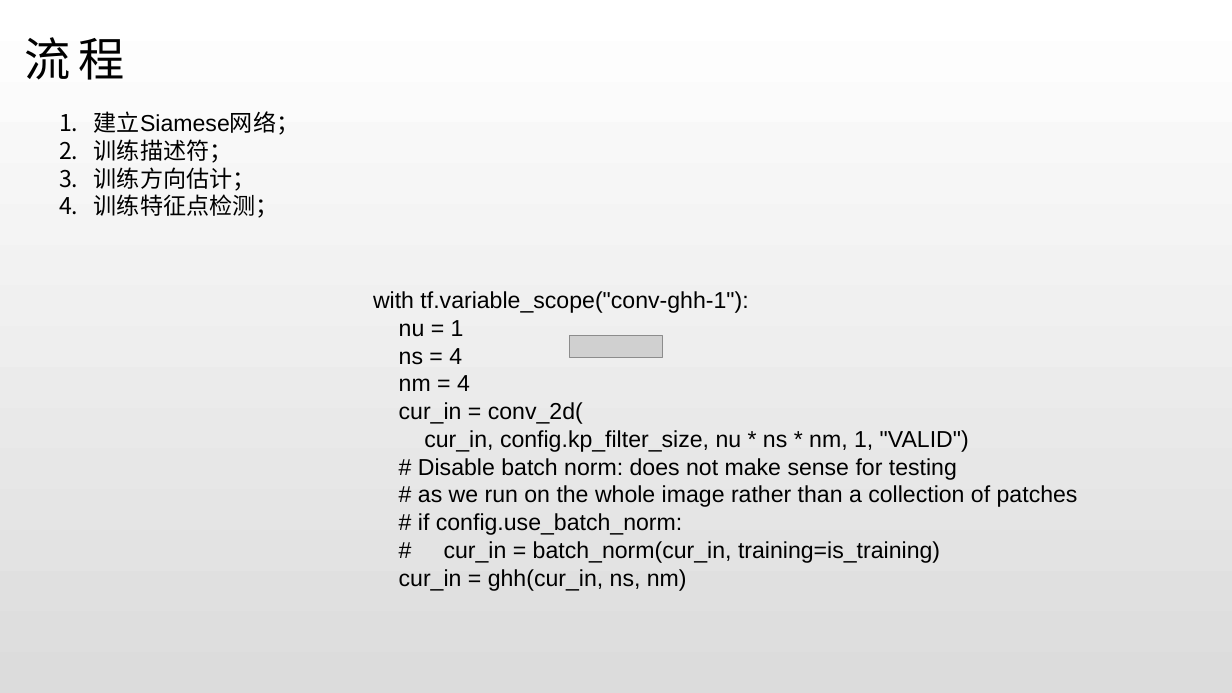
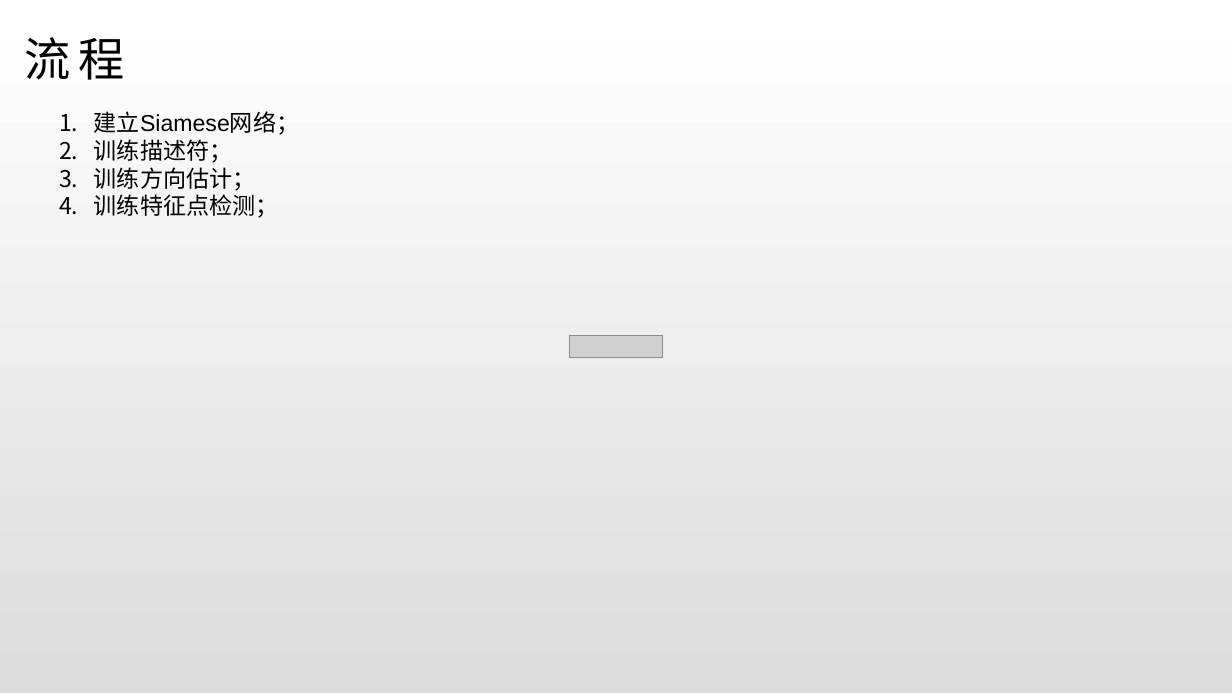
Before and after one commit to iamwangyabin/Awesome-Papers, a slide deck: slide 9 of paper/LF.pptx (slide 6 before the commit). Drawn at 1232x693 pixels with LibreOffice and Linux fonts; fonts in the diff are those of the drawing; grey boxes stand for pictures. Boxes give left, top, right and bottom in pixels: in the first picture for what was removed or moved away, otherwise in the second. Text is boxed around its words. In the diff, an @@ line names an element or a change of style, - is before the commit and + after.

```diff
--- a/paper/LF.pptx
+++ b/paper/LF.pptx
@@ text removed at [373,291,1078,591] @@
-with tf.variable_scope("conv-ghh-1"):
-nu = 1
-ns = 4
-nm = 4
-cur_in = conv_2d(
-cur_in, config.kp_filter_size, nu * ns * nm, 1, "VALID")
-# Disable batch norm: does not make sense for testing
-# as we run on the whole image rather than a collection of patches
-# if config.use_batch_norm:
-# cur_in = batch_norm(cur_in, training=is_training)
-cur_in = ghh(cur_in, ns, nm)
```
Also in this commit, not shown: 7 other slides changed, 14 slides added.
